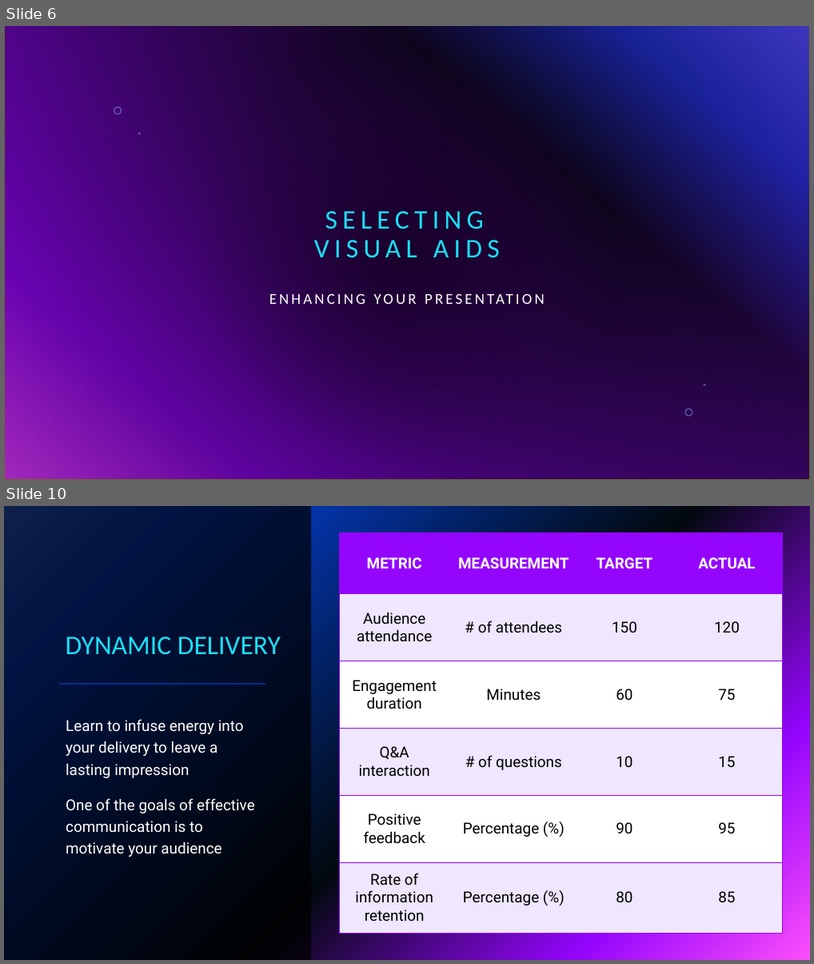
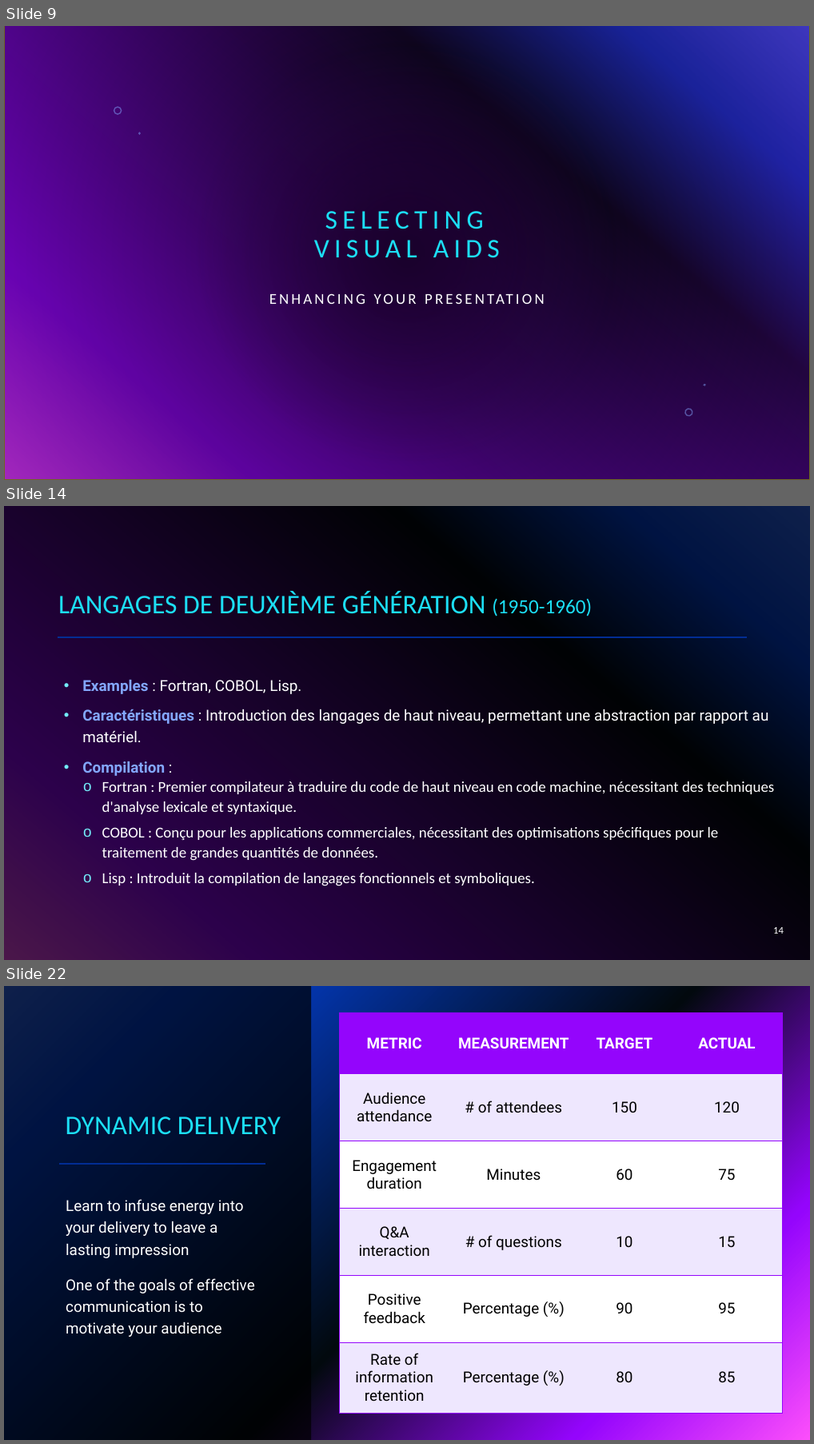
Before and after one commit to Firasss000/TLC, a slide deck: Theorie des langages.pptx. Shown one above the other, each under a label of ours: slides 6 and 10 before the commit, slides 9, 14 and 22 after it; the slides between them are not shown. The pictures are 814x964 and 814x1444 pixels, drawn with LibreOffice and Linux fonts; fonts in the diff are those of the drawing; background and template pictures are left out. Boxes give left, top, right and bottom in pixels: in the first picture for what was removed or moved away, otherwise in the second. Text is boxed around its words. In the diff, an @@ line names an element or a change of style, - is before the commit and + after.

```diff
--- a/Theorie des langages.pptx
+++ b/Theorie des langages.pptx
@@ slide 14 added at bbox=[4, 506, 810, 960], background gradient #316CFC to #0343DF to #02090E to #9405FC to #FC4EFB @@
@@ rectangle added at bbox=[4, 506, 810, 960], fill #000000 at 70% opacity @@
@@ title added at bbox=[58, 592, 592, 616], 32 pt, text #1CDFF5 @@
+LANGAGES DE DEUXIÈME GÉNÉRATION (1950-1960)
@@ line added from (58, 637) to (748, 637), #9405FC 2 pt @@
@@ text added at bbox=[82, 680, 774, 886], 18 pt, text #FFFFFF @@
+• Examples : Fortran, COBOL, Lisp.
+• Caractéristiques : Introduction des langages de haut niveau, permettant une abstraction par rapport au matériel.
+• Compilation :
+    o Fortran : Premier compilateur à traduire du code de haut niveau en code machine, nécessitant des techniques d'analyse lexicale et syntaxique.
+    o COBOL : Conçu pour les applications commerciales, nécessitant des optimisations spécifiques pour le traitement de grandes quantités de données.
+    o Lisp : Introduit la compilation de langages fonctionnels et symboliques.
@@ page number added at bbox=[774, 927, 784, 933], 12 pt, text #FFFFFF @@
+14
@@ what was slide 6 is now slide 9 @@
@@ what was slide 10 is now slide 22 @@
```
Also in this commit, not shown: 17 other slides added, 8 slides removed.
